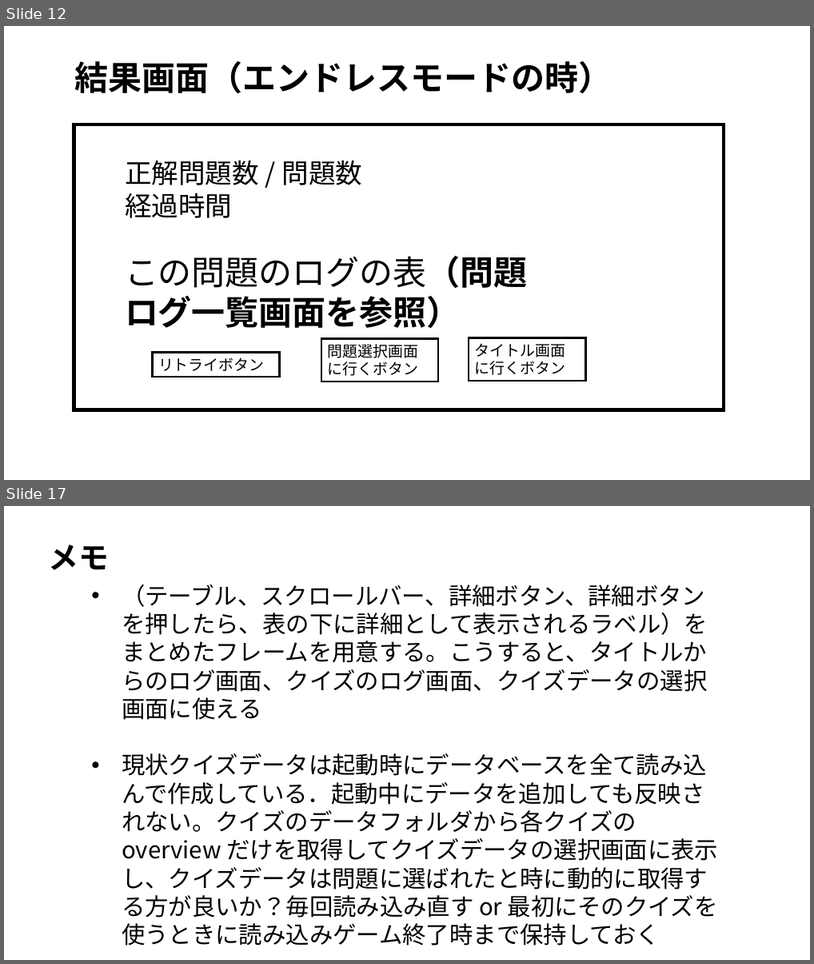
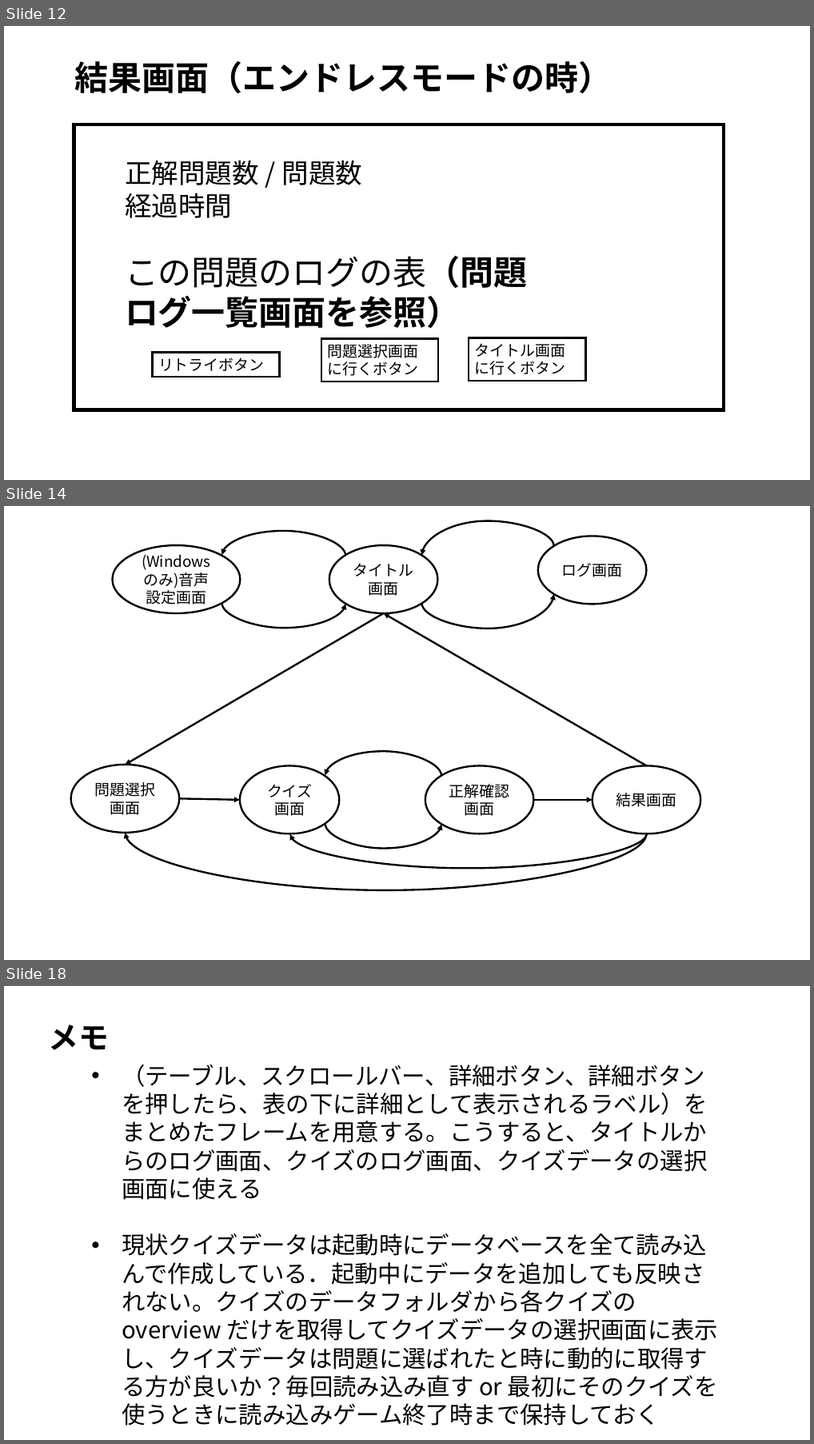
Before and after one commit to tanakai0/stdlib_py_typist, a slide deck: design.pptx. Shown one above the other, each under a label of ours: slides 12 and 17 before the commit, slides 12, 14 and 18 after it; the slides between them are not shown. The pictures are 814x964 and 814x1444 pixels, drawn with LibreOffice and Linux fonts; fonts in the diff are those of the drawing. Boxes give left, top, right and bottom in pixels: in the first picture for what was removed or moved away, otherwise in the second. Text is boxed around its words. In the diff, an @@ line names an element or a change of style, - is before the commit and + after.

```diff
--- a/design.pptx
+++ b/design.pptx
@@ slide 14 added at (4,506,810,960), background #FFFFFF @@
@@ curved arrow added from (554, 546) to (422, 555), #000000 2.25 pt @@
@@ ellipse added at (112,545,241,613), fill #FFFFFF, outline #000000 2.25 pt, 18 pt, text #000000 @@
+(Windows のみ)音声設定画面
@@ curved arrow added from (346, 556) to (222, 555), #000000 2.25 pt @@
@@ ellipse added at (330,545,438,613), fill #FFFFFF, outline #000000 2.25 pt, 18 pt, text #000000 @@
+タイトル画面
@@ ellipse added at (538,536,646,604), fill #FFFFFF, outline #000000 2.25 pt, 18 pt, text #000000 @@
+ログ画面
@@ curved arrow added from (422, 604) to (554, 594), #000000 2.25 pt @@
@@ arrow added from (384, 613) to (125, 764), #000000 2.25 pt @@
@@ curved arrow added from (222, 603) to (346, 604), #000000 2.25 pt @@
@@ arrow added from (647, 765) to (384, 613), #000000 2.25 pt @@
@@ ellipse added at (71,764,179,832), fill #FFFFFF, outline #000000 2.25 pt, 18 pt, text #000000 @@
+問題選択画面
@@ ellipse added at (240,765,340,833), fill #FFFFFF, outline #000000 2.25 pt, 18 pt, text #000000 @@
+クイズ画面
@@ curved arrow added from (442, 776) to (326, 776), #000000 2.25 pt @@
@@ ellipse added at (426,765,534,833), fill #FFFFFF, outline #000000 2.25 pt, 18 pt, text #000000 @@
+正解確認画面
@@ ellipse added at (593,765,701,833), fill #FFFFFF, outline #000000 2.25 pt, 18 pt, text #000000 @@
+結果画面
@@ arrow added from (179, 798) to (240, 800), #000000 2.25 pt @@
@@ arrow added from (534, 800) to (593, 800), #000000 2.25 pt @@
@@ curved arrow added from (647, 833) to (125, 832), #000000 2.25 pt @@
@@ curved arrow added from (647, 833) to (290, 834), #000000 2.25 pt @@
@@ curved arrow added from (326, 823) to (442, 824), #000000 2.25 pt @@
@@ what was slide 17 is now slide 18 @@
```
Also in this commit, not shown: 9 slides changed.
